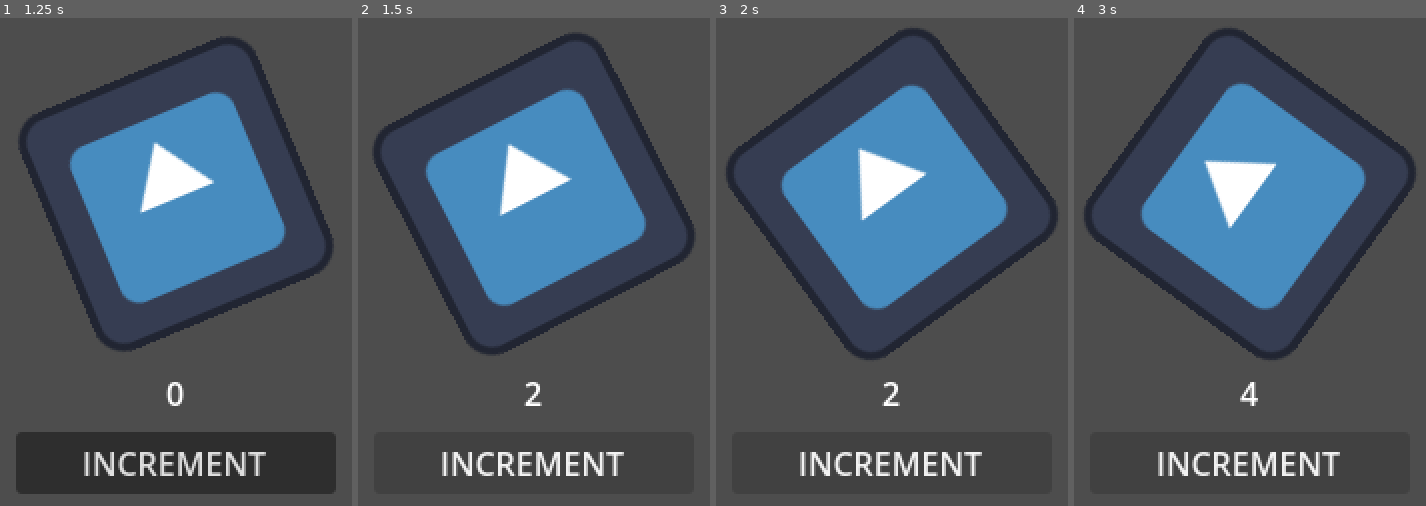
Above: before the commit, frames 1-4 (left to right).
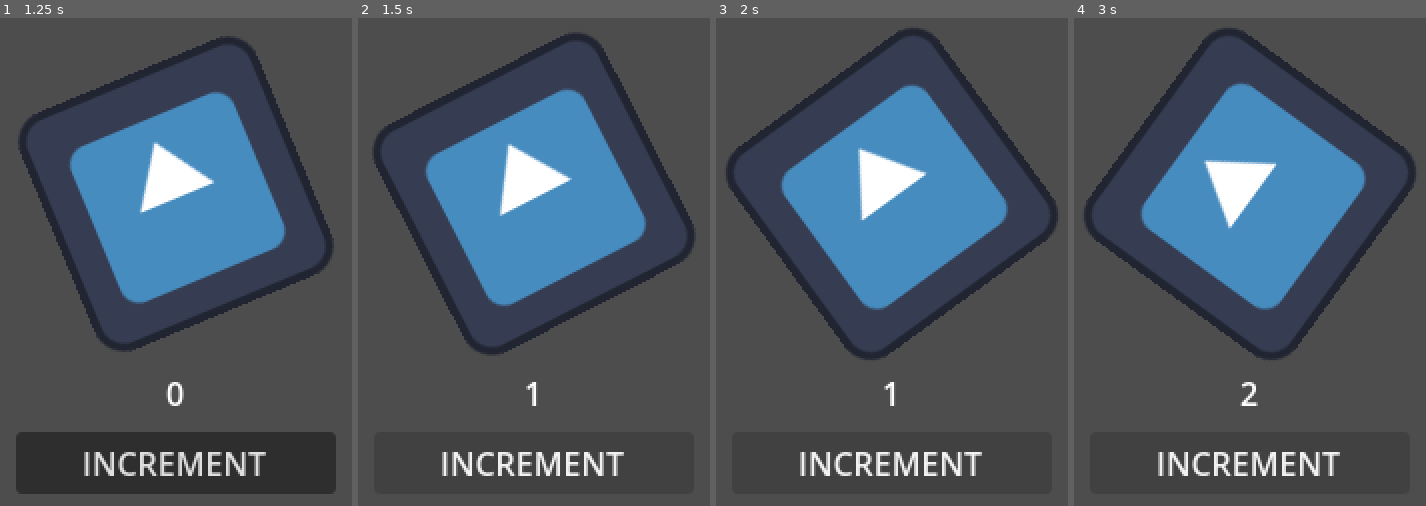
Above: after the commit, the same moments.

Repository: Shilo/GD2JS
Game: Godot game, scene res://src/main.tscn
Two runs of this game, one before a commit and one after it. Both use one fixed random seed, a clock stepped at 60 frames per second and the inputs below. The engine's default icon, where the game draws it, is replaced by a stand-in: a white triangle on a blue panel in a dark square.
Inputs (mouse positions are in pixels of both pictures, inside the frame that each line leads up to):
- Up to frame 1 (1.25 s): click (176, 193) at 0.5 s
- Up to frame 2 (1.5 s): click "INCREMENT" at 1.25 s
- Up to frame 3 (2 s): no input
- Up to frame 4 (3 s): click (1250, 193) at 2 s; click "INCREMENT" at 2.75 s

Frame 1 is identical in both runs. In frame 2, 0.1% of the frame differs, in the area x 47-53%, y 74-80%; in frame 3, 0.1%; in frame 4, 0.2%.

Commit message:
Revert "chore: test virtual keyboard"
This reverts commit f7f7c072a8059af92f0a507ad4aaa81d28c79bf8.

Diff:
--- a/godot/src/increment_button.gd
+++ b/godot/src/increment_button.gd
@@ -3,8 +3,4 @@
 @export var count: CountLabel
 
 func _pressed():
-	count.value += 2
-	if DisplayServer.virtual_keyboard_get_height() > 0:
-		DisplayServer.virtual_keyboard_hide()
-	else:
-		DisplayServer.virtual_keyboard_show("")
+	count.value += 1
Not shown, changed: docs/godot/index.html
Not shown, changed: docs/godot/index.pck
